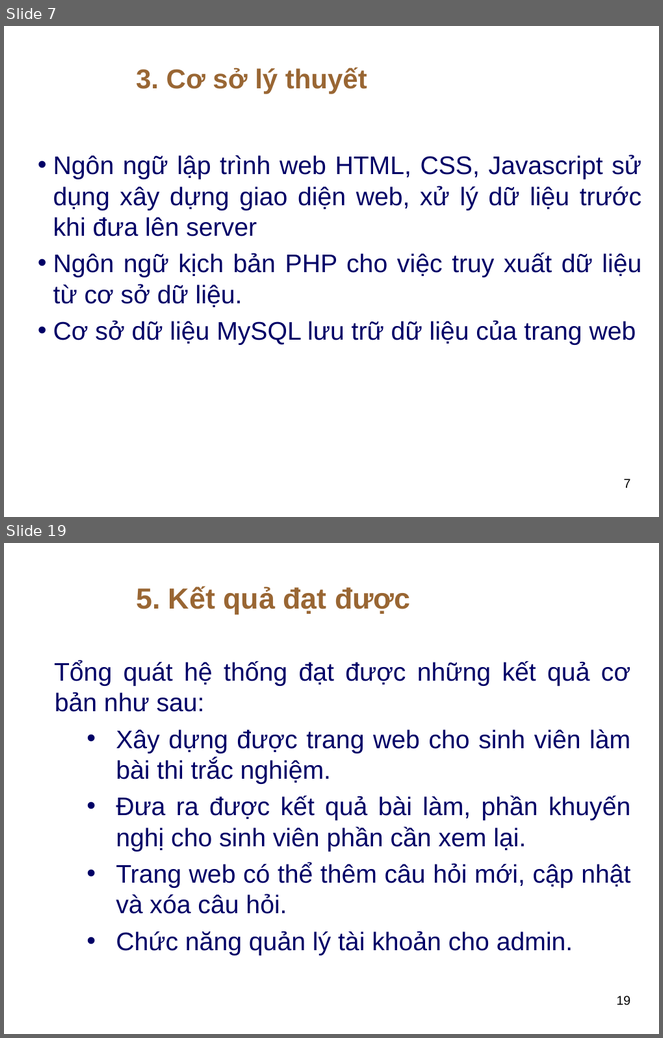
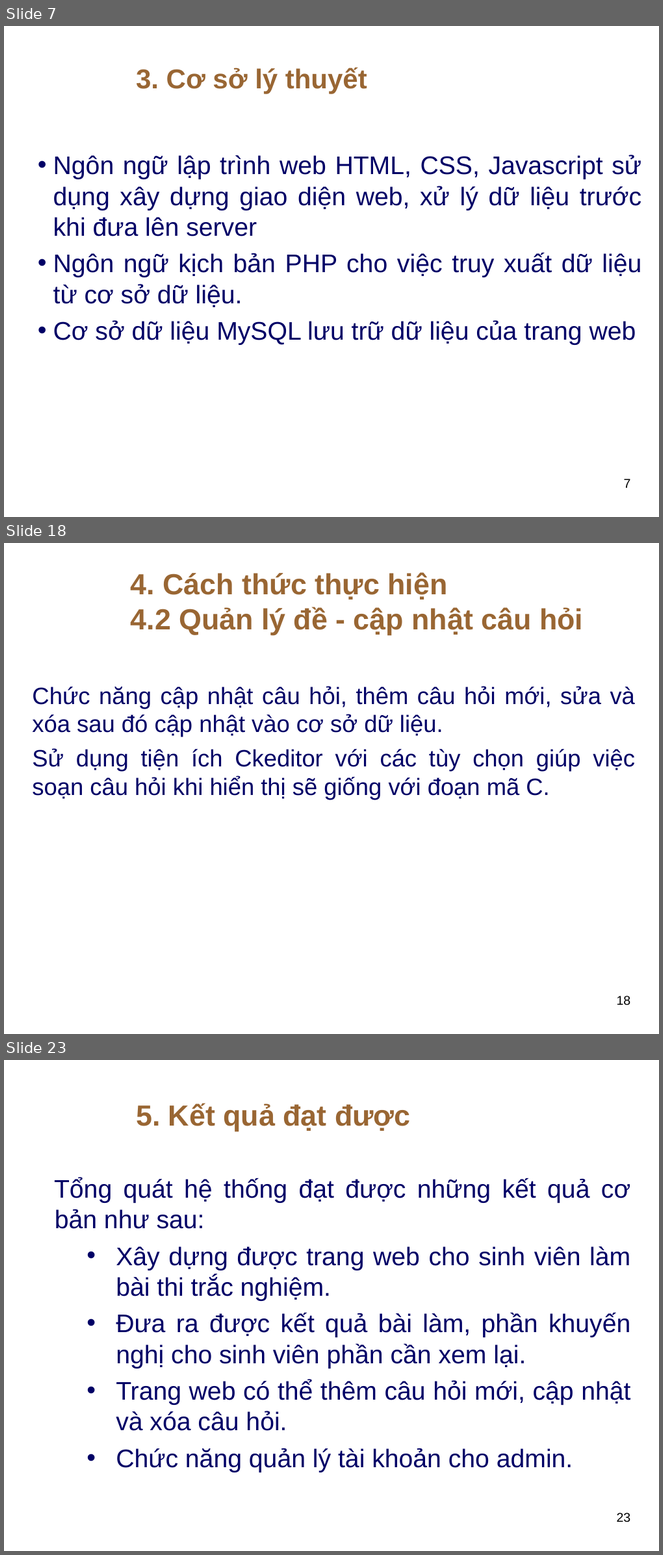
Before and after one commit to thuhuynh4393/testfrontend, a slide deck: Thu HUynh - SLide bao cao.ppt. Shown one above the other, each under a label of ours: slides 7 and 19 before the commit, slides 7, 18 and 23 after it; the slides between them are not shown. The pictures are 663x1038 and 663x1555 pixels, drawn with LibreOffice and Linux fonts; fonts in the diff are those of the drawing; background and template pictures are left out. Boxes give left, top, right and bottom in pixels: in the first picture for what was removed or moved away, otherwise in the second. Text is boxed around its words. In the diff, an @@ line names an element or a change of style, - is before the commit and + after.

```diff
--- a/Thu HUynh - SLide bao cao.ppt
+++ b/Thu HUynh - SLide bao cao.ppt
@@ slide 18 added at box(4, 543, 659, 1034), background picture (left out) @@
@@ text added at box(131, 572, 583, 635), 32 pt, text #996633, bold @@
+4. Cách thức thực hiện
+4.2 Quản lý đề - cập nhật câu hỏi
@@ text added at box(32, 686, 635, 800), 26 pt, text #000066 @@
+Chức năng cập nhật câu hỏi, thêm câu hỏi mới, sửa và xóa sau đó cập nhật vào cơ sở dữ liệu.
+Sử dụng tiện ích Ckeditor với các tùy chọn giúp việc soạn câu hỏi khi hiển thị sẽ giống với đoạn mã C.
@@ page number added at box(617, 996, 631, 1006), 14 pt, text #000000 @@
+18
@@ what was slide 19 is now slide 23 @@
@@ page number at box(617, 1513, 631, 1523): text changed @@
-19
+23
```
Also in this commit, not shown: 12 slides changed, 6 other slides added, 3 slides removed.
